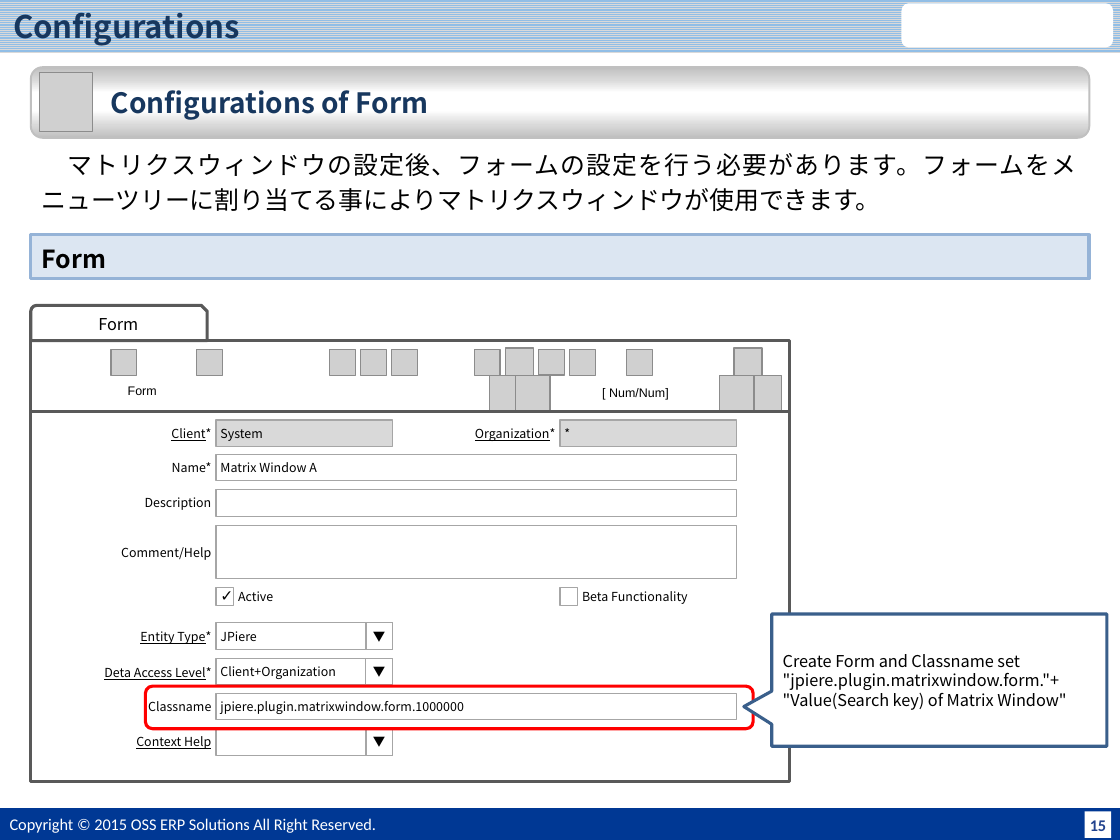
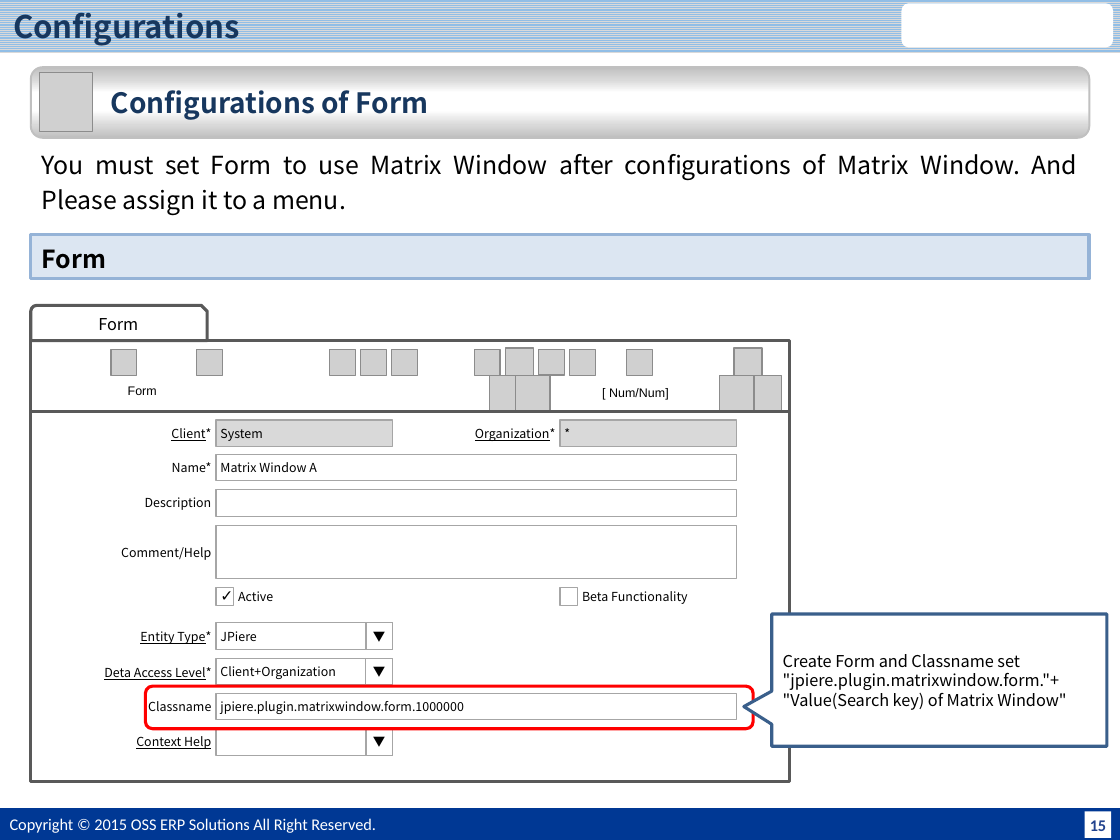
Before and after one commit to JPiere/jpiere.plugin.webui.matrixwindow, a slide deck: slide 16 of Doc/JPIERE-0098_MatrixWindow.pptx. Drawn at 1120x840 pixels with LibreOffice and Linux fonts; fonts in the diff are those of the drawing; grey boxes stand for pictures; background and template pictures are left out. Boxes give left, top, right and bottom in pixels: in the first picture for what was removed or moved away, otherwise in the second. Text is boxed around its words. In the diff, an @@ line names an element or a change of style, - is before the commit and + after.

```diff
--- a/Doc/JPIERE-0098_MatrixWindow.pptx
+++ b/Doc/JPIERE-0098_MatrixWindow.pptx
@@ text at (42, 154, 1078, 216): text changed @@
-マトリクスウィンドウの設定後、フォームの設定を行う必要があります。フォームをメニューツリーに割り当てる事によりマトリクスウィンドウが使用できます。
+You must set Form to use Matrix Window after configurations of Matrix Window. And Please assign it to a menu.
```
Also in this commit, not shown: 7 other slides changed.
